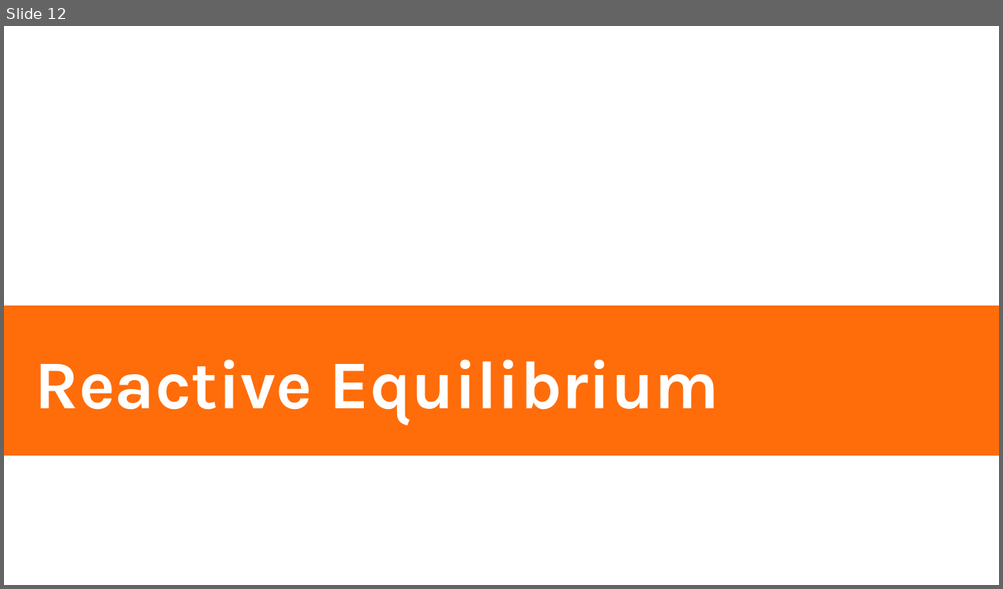
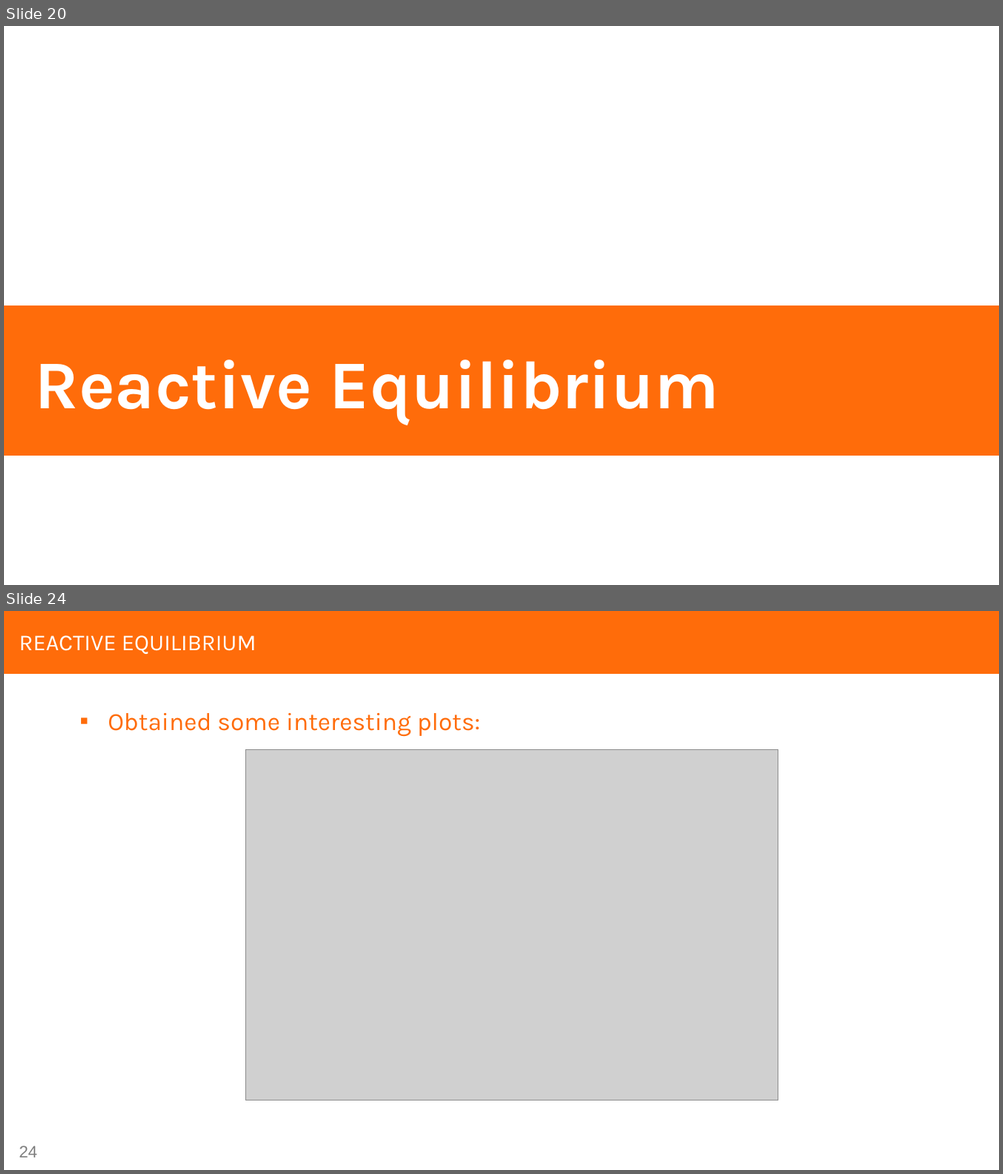
Before and after one commit to zgw-group/polymer_physics_lectures, a slide deck: clapeyron/Clapeyron_tutorial.pptx. Shown one above the other, each under a label of ours: slide 12 before the commit, slides 20 and 24 after it; the slides between them are not shown. The pictures are 1003x589 and 1003x1174 pixels, drawn with LibreOffice and Linux fonts; fonts in the diff are those of the drawing; grey boxes stand for pictures. Boxes give left, top, right and bottom in pixels: in the first picture for what was removed or moved away, otherwise in the second. Text is boxed around its words. In the diff, an @@ line names an element or a change of style, - is before the commit and + after.

```diff
--- a/clapeyron/Clapeyron_tutorial.pptx
+++ b/clapeyron/Clapeyron_tutorial.pptx
@@ slide 24 added at (4,611,999,1170), background #FFFFFF @@
@@ rectangle added at (4,611,999,674), fill #FF6C0A @@
@@ title added at (19,635,256,654), 22 pt, text #FFFFFF @@
+REACTIVE EQUILIBRIUM
@@ text added at (108,713,480,736), 24 pt, text #FF6C0A @@
+▪ Obtained some interesting plots:
@@ picture added at (246,750,779,1099) @@
@@ picture added at (246,750,779,1101) @@
@@ page number added at (19,1146,37,1158), 16 pt, text #808080 @@
+24
@@ what was slide 12 is now slide 20 @@
```
Also in this commit, not shown: 3 slides changed, 15 other slides added, 3 slides removed.
